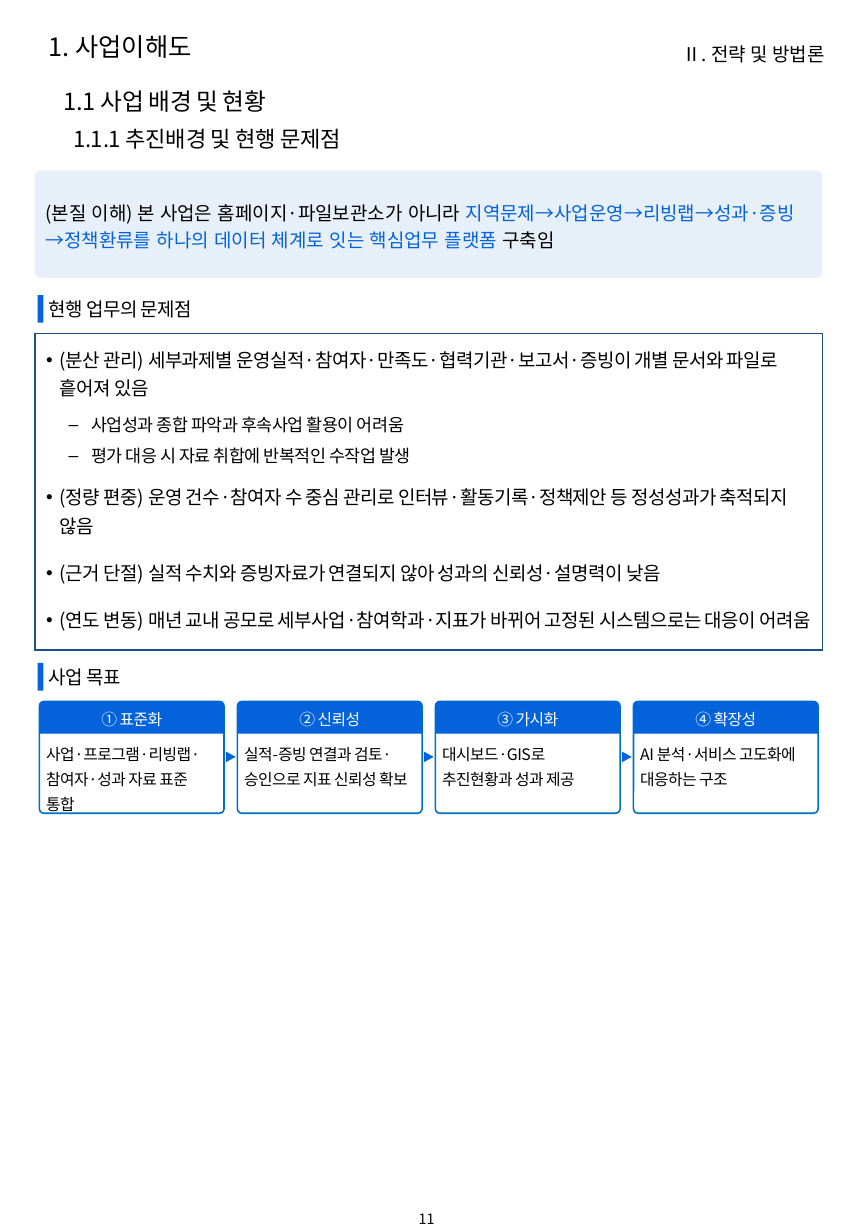
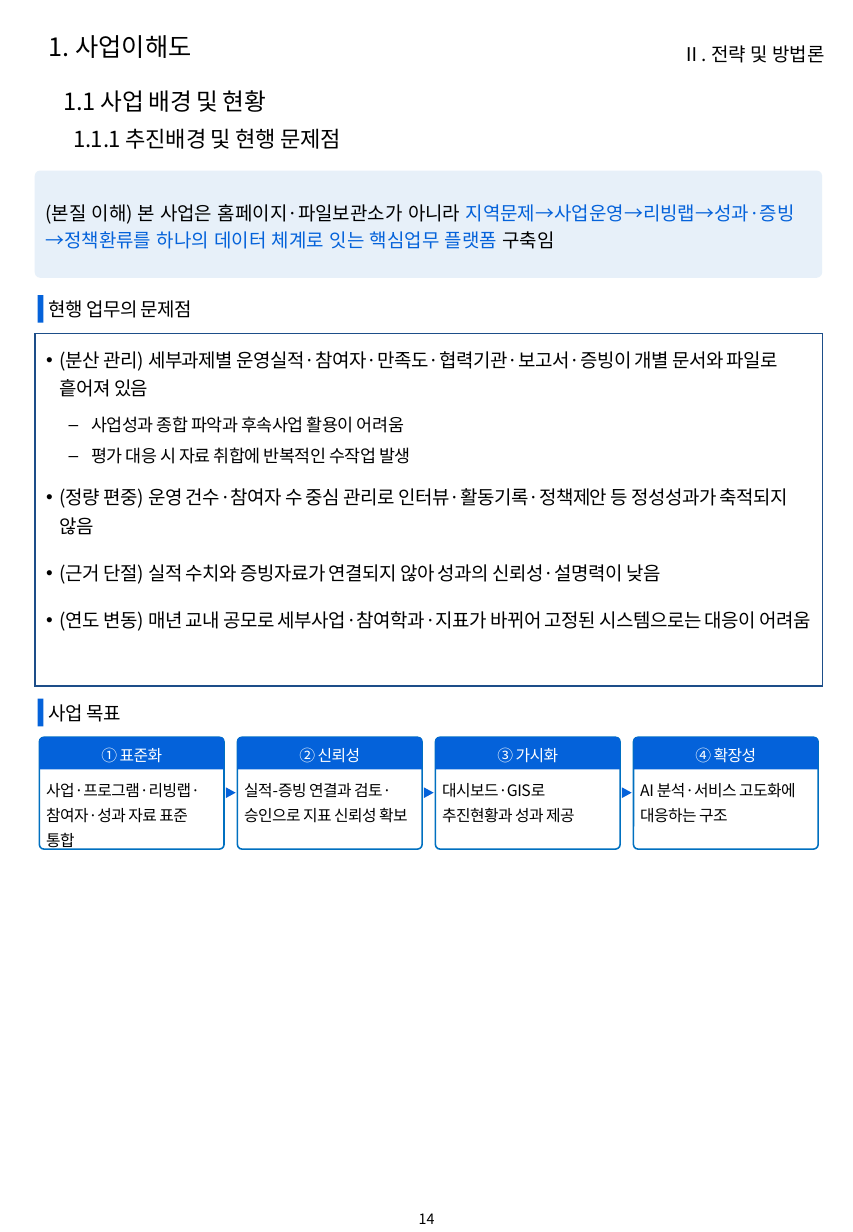
Before and after one commit to hwangsteeve-tech/hbjw, a slide deck: slide 14 of proposals/2026-10_pnu-ai-platform/pnu_proposal.pptx (slide 11 before the commit). Drawn at 853x1232 pixels with LibreOffice and Linux fonts; fonts in the diff are those of the drawing; background and template pictures are left out. Boxes give left, top, right and bottom in pixels: in the first picture for what was removed or moved away, otherwise in the second. Text is boxed around its words. In the diff, an @@ line names an element or a change of style, - is before the commit and + after.

```diff
--- a/proposals/2026-10_pnu-ai-platform/pnu_proposal.pptx
+++ b/proposals/2026-10_pnu-ai-platform/pnu_proposal.pptx
@@ rectangle: place and size @@
-rectangle at (35, 333, 823, 649)
+rectangle at (35, 333, 823, 686)
@@ 5 texts, 4 round same rects, 4 rounded rectangles, 3 triangles, 1 rectangle: place and size @@
-5 texts, 4 round same rects, 4 rounded rectangles, 3 triangles, 1 rectangle at (38, 663, 818, 814)
+5 texts, 4 round same rects, 4 rounded rectangles, 3 triangles, 1 rectangle at (38, 698, 818, 850)
@@ page number at (419, 1213, 435, 1224): text changed @@
-11
+14
```
Also in this commit, not shown: 30 other slides changed, 4 slides added, 1 slide removed, 2 other files.
